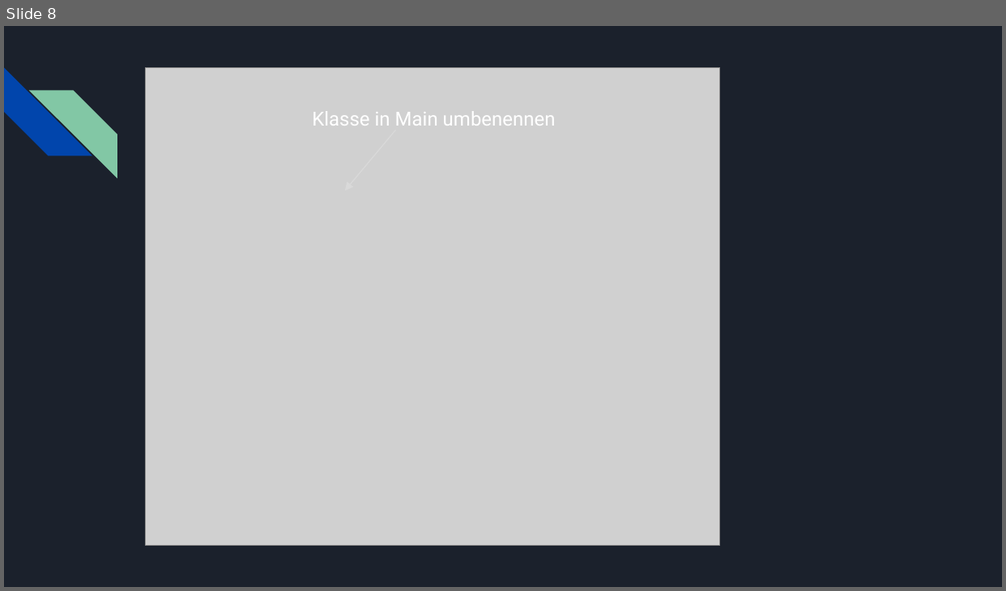
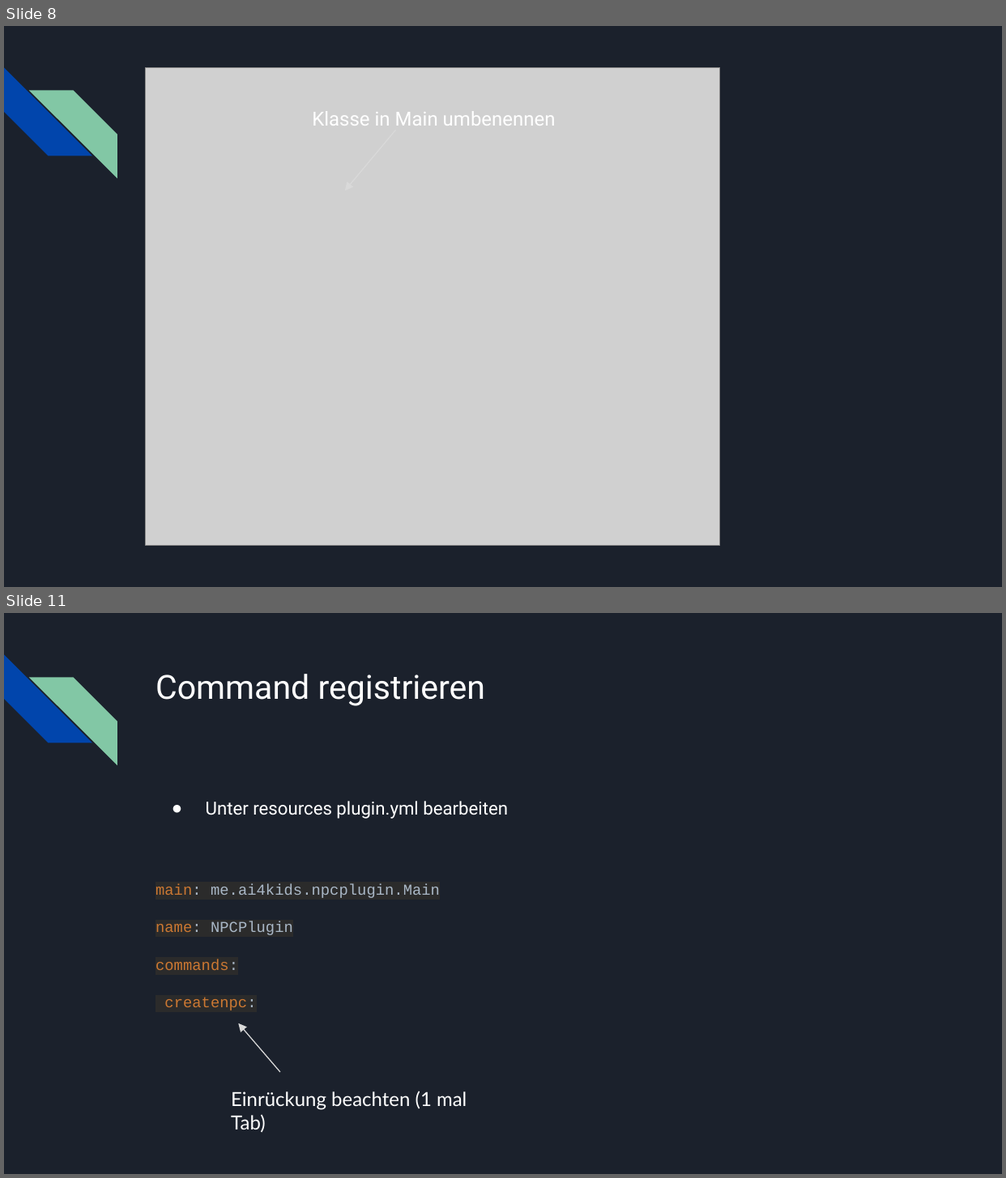
Before and after one commit to Andreas-FHE/NPCPlugin, a slide deck: documentation/AI4Kids_presentation1_NPC.pptx. Shown one above the other, each under a label of ours: slide 8 before the commit, slides 8 and 11 after it; the slides between them are not shown. The pictures are 1006x591 and 1006x1178 pixels, drawn with LibreOffice and Linux fonts; fonts in the diff are those of the drawing; grey boxes stand for pictures. Boxes give left, top, right and bottom in pixels: in the first picture for what was removed or moved away, otherwise in the second. Text is boxed around its words. In the diff, an @@ line names an element or a change of style, - is before the commit and + after.

```diff
--- a/documentation/AI4Kids_presentation1_NPC.pptx
+++ b/documentation/AI4Kids_presentation1_NPC.pptx
@@ slide 11 added at (4, 613, 1002, 1174), background #1B212C; not listed: 2 template elements that a slide beside it also shows @@
@@ title added at (155, 674, 486, 706), 24 pt, text #FFFFFF @@
+Command registrieren
@@ text added at (155, 801, 508, 1011), 11 pt, text #A9B7C6 @@
+● Unter resources plugin.yml bearbeiten
+main: me.ai4kids.npcplugin.Main
+name: NPCPlugin
+commands:
+createnpc:
@@ arrow added from (280, 1072) to (239, 1023), #D9D9D9 0.75 pt @@
@@ text added at (231, 1091, 467, 1133), 14 pt, text #FFFFFF @@
+Einrückung beachten (1 mal Tab)
```
Also in this commit, not shown: 5 slides changed, 2 other slides added, 1 slide removed, 4 other files.
